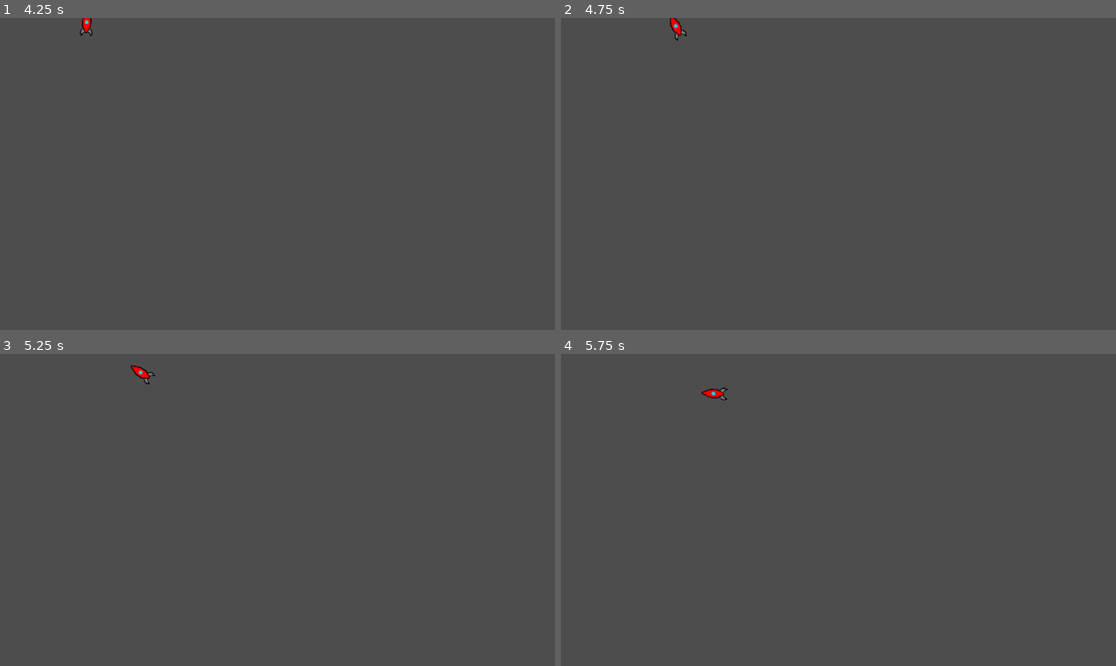
Above: before the commit, frames 1-4 (two rows, left to right).
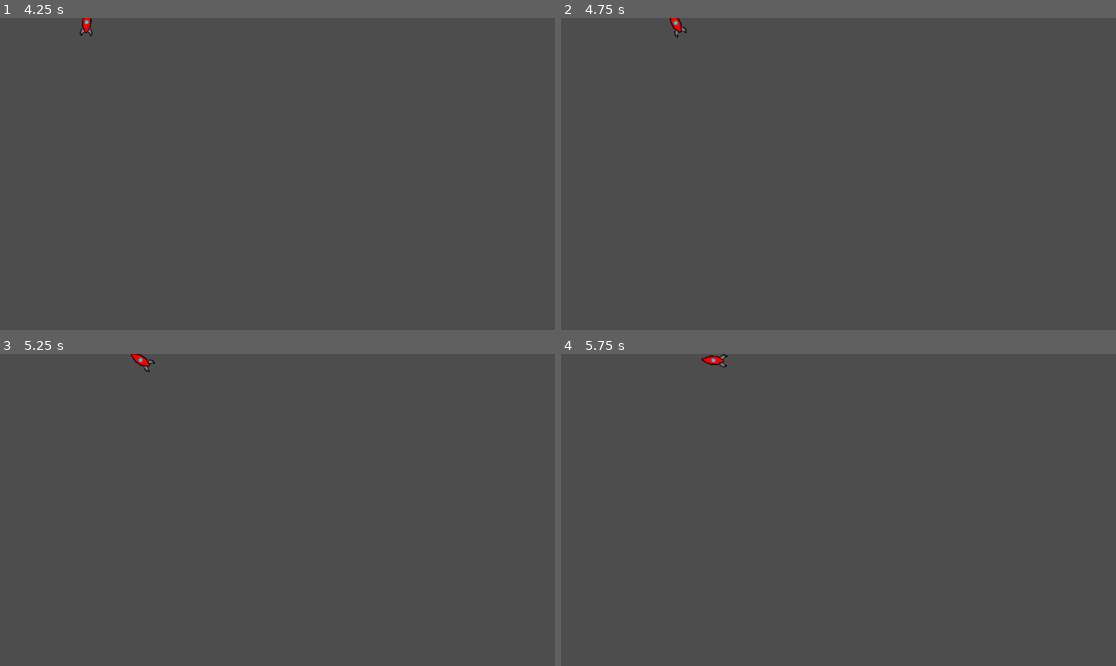
Above: after the commit, the same moments.

Repository: MissionToPsyche-Iridium/iridium_21k_web_game-byu-i
Game: Godot game, scene res://hard_player.tscn
Same seed, same stepped clock (60 frames per second), same inputs: the game is played once before the commit and once after it. This scene is started directly instead of the project's main scene.
Inputs (mouse positions are in pixels of both pictures, inside the frame that each line leads up to):
- Up to frame 1 (4.25 s): tap Enter at 0.5 s; move the mouse to (399, 158) at 0.52 s; hold Right (ui_right) 0.53-1.28 s; hold W (W) 0.53-1.28 s; click (399, 158) at 0.67 s; tap Space (Spacebar) at 1.25, 2.85 s; move the mouse to (166, 189) at 1.27 s; hold Left (ui_left) 1.28-2.03 s; tap A (A) at 1.35 s; tap W (W) at 1.55, 2.3, 3.05 s; move the mouse to (333, 105) at 2.02 s; hold Right (ui_right) 2.03-2.78 s; hold D (D) 2.03-2.78 s; move the mouse to (249, 236) at 2.77 s; hold Up (ui_up) 2.78-3.53 s; click (249, 236) at 2.92 s; move the mouse to (444, 220) at 3.52 s; hold Left (ui_left) from 3.53 s (still down); hold W (W) from 3.53 s (still down)
- Up to frame 2 (4.75 s): keep holding Left (ui_left); move the mouse to (672, 127) at 4.27 s; release W (W) at 4.28 s; click (672, 127) at 4.35 s; tap W (W) at 4.55 s
- Up to frame 3 (5.25 s): keep holding Left (ui_left); move the mouse to (305, 510) at 5.02 s; hold W (W) from 5.03 s (still down); click (305, 510) at 5.17 s
- Up to frame 4 (5.75 s): keep holding Left (ui_left); keep holding W (W)

Frame 1 is identical in both runs. In frame 2, 0.1% of the frame differs, in the area x 19-23%, y 0-8%; in frame 3, 0.2%; in frame 4, 0.2%, in the area x 25-31%, y 0-15%.

Commit message:
fixed left
left upward movement was negated, instead of corrected

Diff:
--- a/SpaceShuttle/hard_player.gd
+++ b/SpaceShuttle/hard_player.gd
@@ -53,7 +53,7 @@
 					#acelerate it to the right proportinal to how right its facing
 					ShipVelocity.x += thrusterPower * (rotation_degrees*.01) * .3
 				if rotation_degrees < 0:
-					ShipVelocity.y -= (thrusterPower * (-.9 - (rotation_degrees*.01)) * decendingFactor)
+					ShipVelocity.y -= (thrusterPower * (.9 - (-rotation_degrees*.01)) * decendingFactor)
 					ShipVelocity.x += thrusterPower * (rotation_degrees*.01) * .3
 		if ShipVelocity.y > MaxSpeedYPositive:
 			ShipVelocity.y = MaxSpeedYPositive
